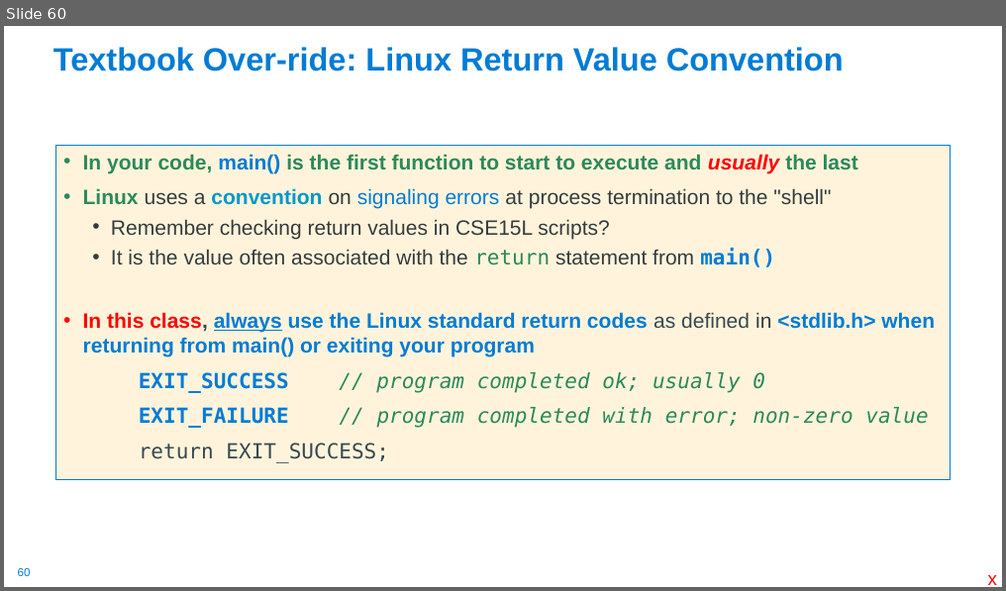
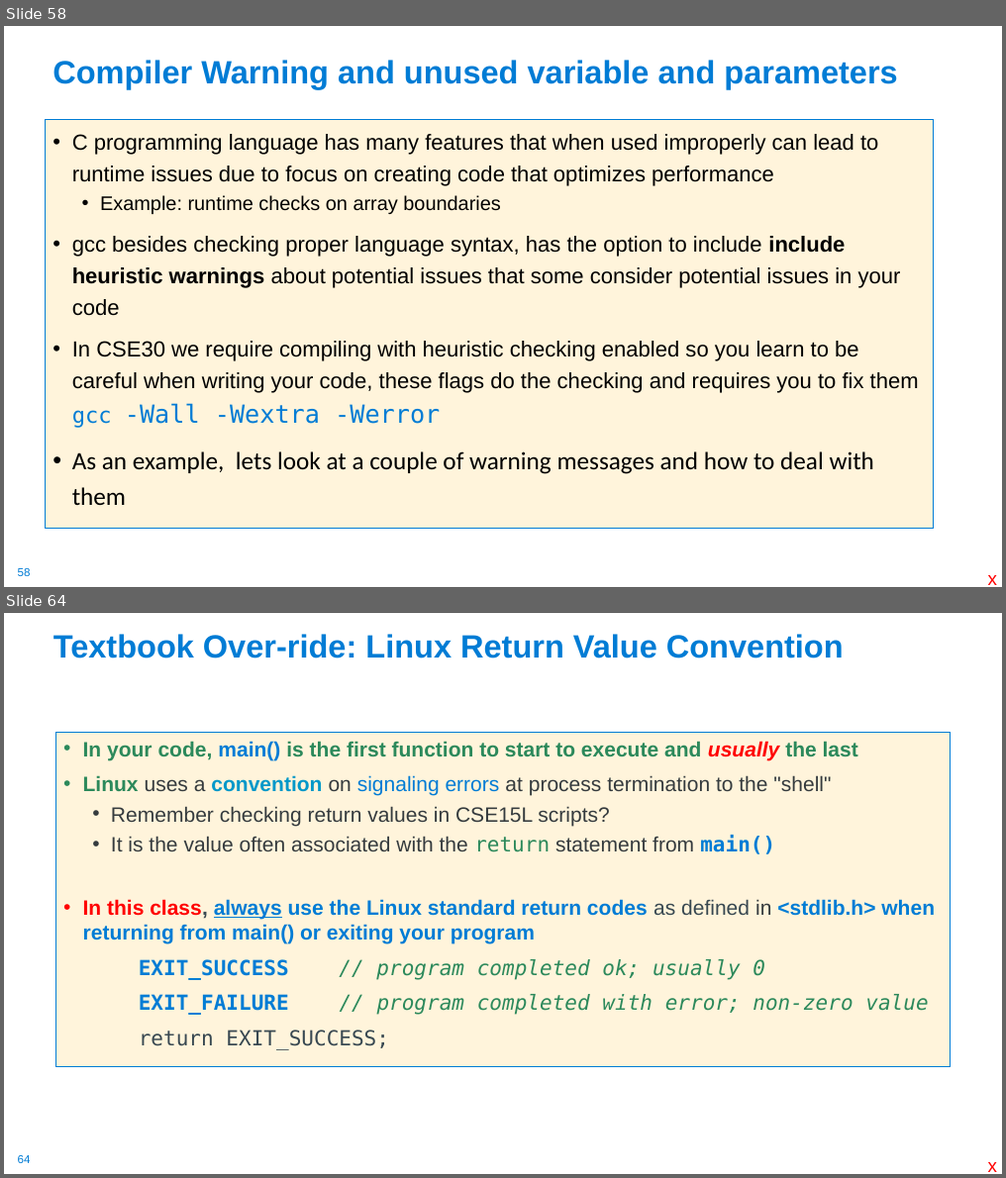
Before and after one commit to cse30-sp24/Muller-Slides, a slide deck: 01-C-Part1.pptx. Shown one above the other, each under a label of ours: slide 60 before the commit, slides 58 and 64 after it; the slides between them are not shown. The pictures are 1006x591 and 1006x1178 pixels, drawn with LibreOffice and Linux fonts; fonts in the diff are those of the drawing. Boxes give left, top, right and bottom in pixels: in the first picture for what was removed or moved away, otherwise in the second. Text is boxed around its words. In the diff, an @@ line names an element or a change of style, - is before the commit and + after.

```diff
--- a/01-C-Part1.pptx
+++ b/01-C-Part1.pptx
@@ slide 58 added at [4, 26, 1002, 587], background #FFFFFF; not listed: 1 template element that a slide beside it also shows @@
@@ title added at [53, 60, 897, 89], 31 pt, text #007CD5, bold @@
+Compiler Warning and unused variable and parameters
@@ text added at [46, 120, 933, 528], fill #FFF4DB, outline #007CD5 0.75 pt, 21 pt, text #000000 @@
+• C programming language has many features that when used improperly can lead to runtime issues due to focus on creating code that optimizes performance
+  • Example: runtime checks on array boundaries
+• gcc besides checking proper language syntax, has the option to include include heuristic warnings about potential issues that some consider potential issues in your code
+• In CSE30 we require compiling with heuristic checking enabled so you learn to be careful when writing your code, these flags do the checking and requires you to fix them gcc -Wall -Wextra -Werror
+• As an example, lets look at a couple of warning messages and how to deal with them
@@ text added at [988, 575, 997, 585], 18 pt, text #FF0000 @@
+x
@@ what was slide 60 is now slide 64 @@
@@ page number at [18, 1156, 31, 1163]: text changed @@
-60
+64
```
Also in this commit, not shown: 6 slides changed, 3 other slides added, 1 other file.
